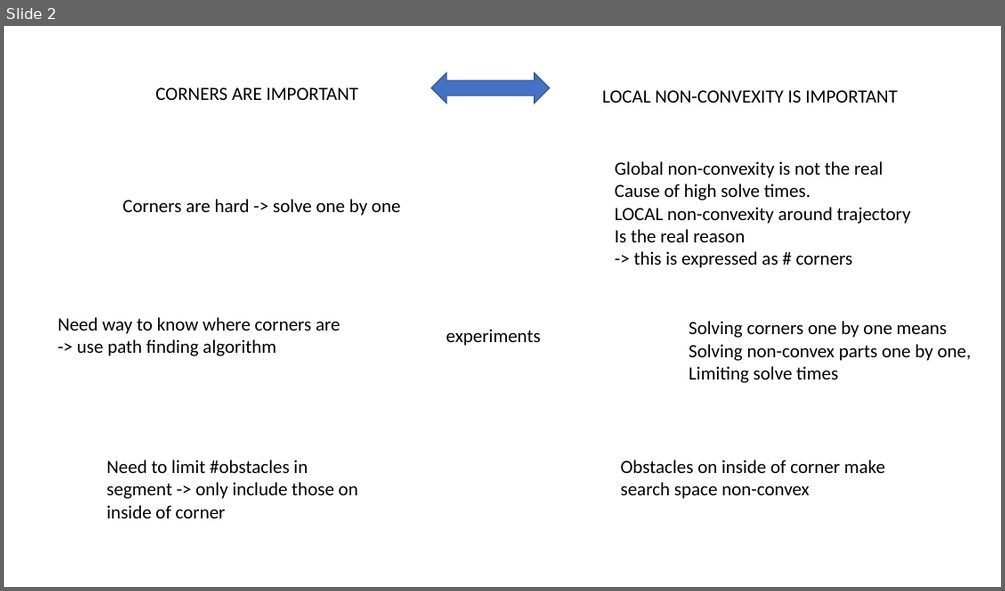
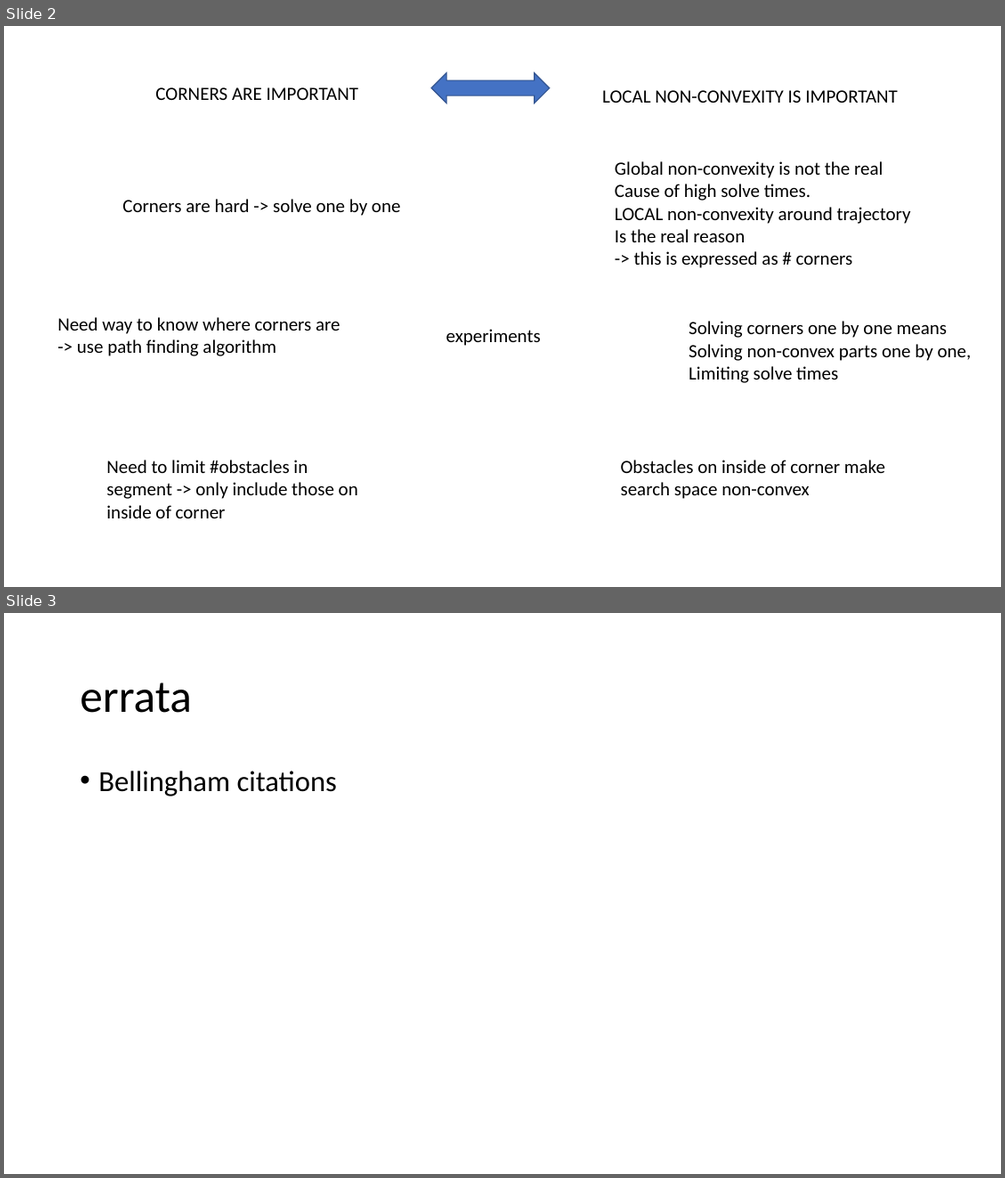
Before and after one commit to jdewaen/PathPlanner, a slide deck: report/final-presentation.pptx. Shown one above the other, each under a label of ours: slide 2 before the commit, slides 2 and 3 after it. The pictures are 1005x591 and 1005x1178 pixels, drawn with LibreOffice and Linux fonts; fonts in the diff are those of the drawing. Boxes give left, top, right and bottom in pixels: in the first picture for what was removed or moved away, otherwise in the second. Text is boxed around its words. In the diff, an @@ line names an element or a change of style, - is before the commit and + after.

```diff
--- a/report/final-presentation.pptx
+++ b/report/final-presentation.pptx
@@ slide 3 added at (4, 613, 1001, 1174), background #FFFFFF @@
@@ title added at (80, 682, 192, 713), 44 pt, text #000000 @@
+errata
@@ text added at (98, 771, 337, 796), 28 pt, text #000000 @@
+• Bellingham citations
```
Also in this commit, not shown: 1 other file.
